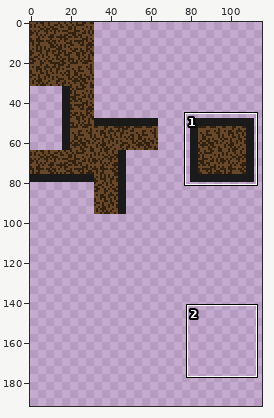
A pixel-art file gets an edit: Art/Office Pack/Tiles/carpet.ase. The picture above shows the old version from afar; the outline marks the close-up.
Close-up. The starting point:
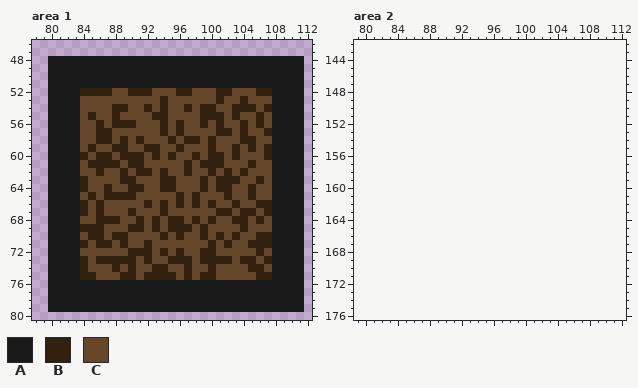
128x96 pixels, 1 frame. Shown: area 1: x 78..112, y 46..80; area 2: x 79..112, y 142..176. The old version is drawn lined up with the new one, on the new canvas. The wide view leaves out empty margins. The commit also changed other parts of the picture, which this record leaves out.
Palette (. is transparent): A #1a1a1a  B #33210f  C #664729
Once edited:
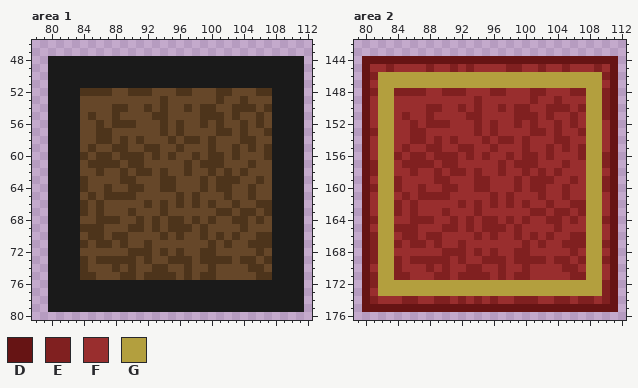
Colours new in this view: D #661414  E #802020  F #992e2e  G #b39f3e
From old to new:
canvas 128x96 -> 128x192
colour B: #33210f -> #4d341b
Changed rows in their new state; - is a pixel that keeps its letter.
Area 2:
first column x 80:
144 DDDDDDDDDDDDDDDDDDDDDDDDDDDDDDDD
145 DFFEFFFFEFFEFEFFFFEEFFEFFEFFFEFD
146 DEGGGGGGGGGGGGGGGGGGGGGGGGGGGGED
147 DFGGGGGGGGGGGGGGGGGGGGGGGGGGGGFD
148 DEGGEEEEFFEEEFFFEEFFFEEFFFEEGGED
149 DFGGFFFFFFFFFFEFFFFFFEFFEFFFGGED
150 DFGGFFFFEEFFEFEFFEFEEFFEEEFEGGED
151 DFGGFEFFEFFFFEEFFFFEEEFEFFEFGGED
152 DFGGFFEFEEEFFFEFEFFEFEFFEFEFGGFD
153 DEGGFFEEFFFFFFEFEFFFFEEFEFFEGGFD
154 DFGGFFEEFEFEFFFEFEEFEFFFEEFFGGFD
155 DFGGFEFFEEFFEEFFEFFFEFFEFEFEGGFD
156 DFGGEFEEFEEEFEFEFFEFEEFEFFFEGGED
157 DEGGFEEEEFEEFFFFFEFEEEFFFEFFGGED
158 DEGGFFEFFEFEEFEFFEFFEFEFEFFFGGFD
159 DFGGEFFFFEEFFFEEFFFEFEEEFFEFGGED
160 DEGGEFFEFFEEFFEEFFFEFEEFFEFFGGED
161 DFGGFEFEEEEFFFFFEFEFFFEFFEFFGGFD
162 DFGGEFEFFFFFEFEFEFEFEFFEFFEEGGFD
163 DFGGEFEFFFEFFFEFFFFFFEEFEEFEGGFD
164 DEGGFFEEEFFEFEFEEFEFEFFEEFEFGGED
165 DFGGEEEFFFEEFEFEEEFEFFFFEFFFGGFD
166 DEGGFEEFEEFFFFEFEFFEFEFEFFEEGGFD
167 DEGGEFEEFEFFEFFFFFFFEFEFFEEEGGED
168 DEGGFFFFFFEEEFEFEFFEEFFFFFEFGGFD
169 DEGGEFEEEEEFEFFEEEFEEEEFEEFEGGED
170 DFGGEFFFEFEFFEEFFEFFEFFFFEEFGGFD
171 DEGGEEFFFEEFEEEEFEFEEFFFFFEEGGFD
172 DEGGGGGGGGGGGGGGGGGGGGGGGGGGGGED
173 DFGGGGGGGGGGGGGGGGGGGGGGGGGGGGED
174 DEFFFEEFFEEFEFEFEFFEEEFFEEFEEFED
175 DDDDDDDDDDDDDDDDDDDDDDDDDDDDDDDD
Changed places in both close-ups, as pixel boxes (x1, y1, x2, y2):
changed: (80, 88, 272, 280)
added: (362, 56, 618, 312)
